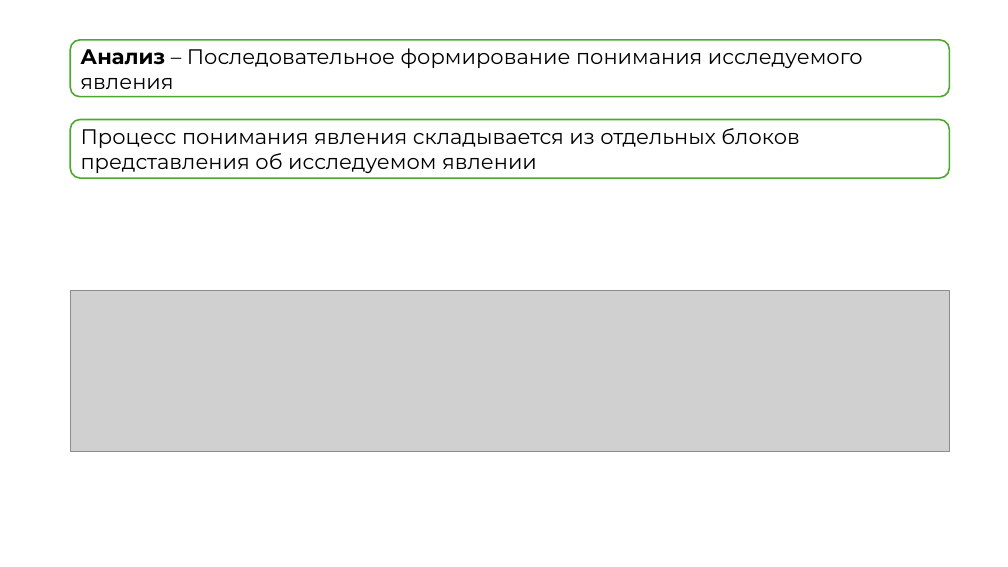
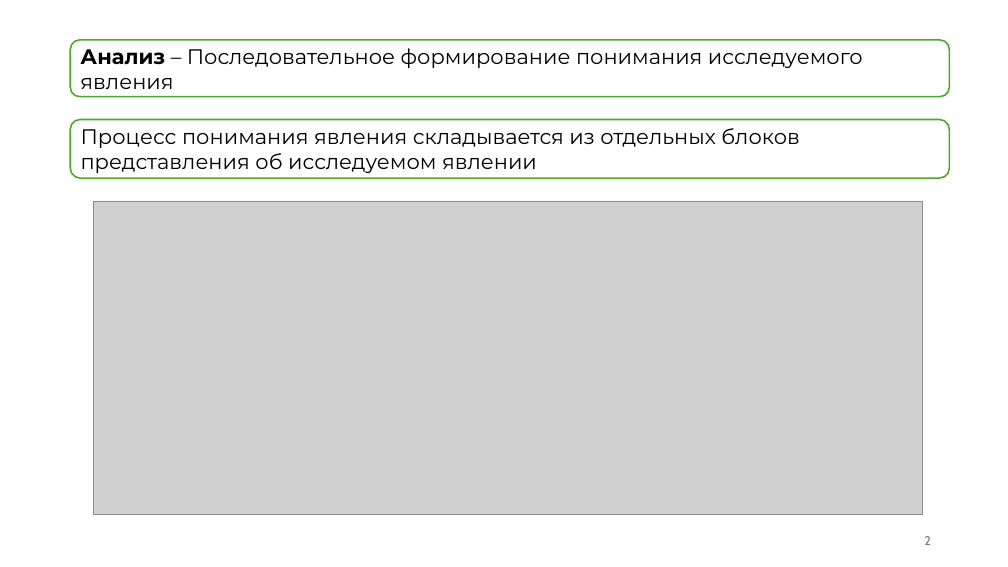
Before and after one commit to kuskas112/Labs, a slide deck: slide 2 of Основы системного анализа/lab1/lab1.pptx. Drawn at 1008x567 pixels with LibreOffice and Linux fonts; fonts in the diff are those of the drawing; grey boxes stand for pictures. Boxes give left, top, right and bottom in pixels: in the first picture for what was removed or moved away, otherwise in the second. Text is boxed around its words. In the diff, an @@ line names an element or a change of style, - is before the commit and + after.

```diff
--- a/Основы системного анализа/lab1/lab1.pptx
+++ b/Основы системного анализа/lab1/lab1.pptx
@@ picture added at <box>93,201,923,514</box> @@
@@ picture removed at <box>70,290,950,451</box> @@
@@ page number added at <box>924,536,931,545</box>, 12 pt, text #797979 @@
+2
```
Also in this commit, not shown: 7 other slides changed, 1 slide removed, 4 other files.
